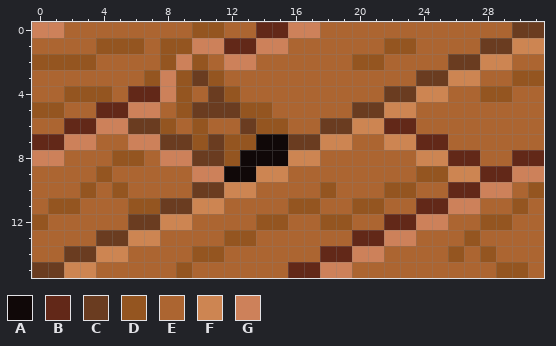
A pixel-art sprite gets an edit: project/raw_assets/img/game/ambient/Wood_Floor_7.png. Above: the version before the commit.
The file is 32x16 pixels. Colours within 5 levels of each other are drawn and written as one.
Palette (. is transparent): A #100808  B #622818  C #6a3c20  D #945520  E #ac6531  F #cd8552  G #cd815a
Pixels before, first column x 0:
 0 GGEEEEEEEEDDEEBBGGEEEEEEEEEEEECC
 1 EEEEDDDEDDGGBBGGEEEEEEDDEEEECCFF
 2 DDDDEEEEDGDEGGEEEEEEDDEEEECCFFEE
 3 EEEEEEEDGDCDEEEEEEEEEEEECCFFEEDD
 4 EEDDDEBBGDECDEEEEEEEEECCFFEEDDEE
 5 DDEEBBGGEDCCCDDEEEEECCFFEEEEEEEE
 6 EEBBGGCCDEDEECDDEECCFFBBEEEEEEEE
 7 BBGGEEGGCCDCDDAACCFFEEFFBBEEEEEE
 8 GGEEEDDEGGCCDAAAFFEEEEEEFFBBEEBB
 9 EEEEDEEEEEGGAAFFEEEEEEEEDDFFBBGG
10 EEEDEDEEEECCFFEEEEDEEEDDEEBBGGED
11 EDDEEEDDCCFFEEEEDDEEDDEEBBGGEEDE
12 DEEEEECCFFEEEEDDEEDDEEBBGGEEDDEE
13 EEEECCFFEEEEDDEEEEEEBBGGEEEDEEEE
14 EECCFFEEEEDDEEEEEEBBGGEEEEDEDEEE
15 CCFFEEEEEDEEEEEEBBGGEEEEEEEEEDDE
The same view after the edit:
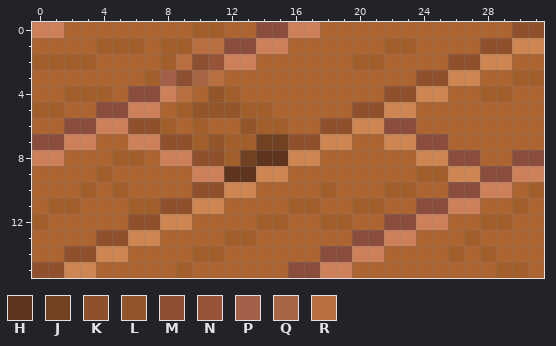
Colours new in this view: H #5f351f  J #714222  K #8f502c  L #93562b  M #8d4f32  N #965539  P #a36048  Q #a86744  R #b86f40
Author's note on the commit: Updated floor tiles & Room
Diff:
colour B: #622818 -> #8a4c3d
colour D: #945520 -> #a35f2b
y 0: x 30..31 CC -> KK
y 1: x 10..11 GG -> RR; x 28..29 CC -> KK
y 2: x 9..11 GDE -> RMN; x 26..27 CC -> KK
y 3: x 8..11 GDCD -> PMQR; x 24..25 CC -> KK
y 4: x 9 D -> R; x 11 C -> L; x 22..23 CC -> KK
y 5: x 10..12 CCC -> LLL; x 20..21 CC -> KK
y 6: x 6..7 CC -> KK; x 13 C -> L; x 18..19 CC -> KK
y 7: x 8..9 CC -> KK; x 11 C -> L; x 14..17 AACC -> JJKK
y 8: x 10..11 CC -> KK; x 13..15 AAA -> JHH
y 9: x 12..13 AA -> HH
y 10: x 10..11 CC -> KK
y 11: x 8..9 CC -> KK
y 12: x 6..7 CC -> KK
y 13: x 4..5 CC -> KK
y 14: x 2..3 CC -> KK
y 15: x 0..1 CC -> KK
Where, in picture pixels (left, top, right, bottom), the same in both pictures:
changed: (32, 22, 544, 278)
